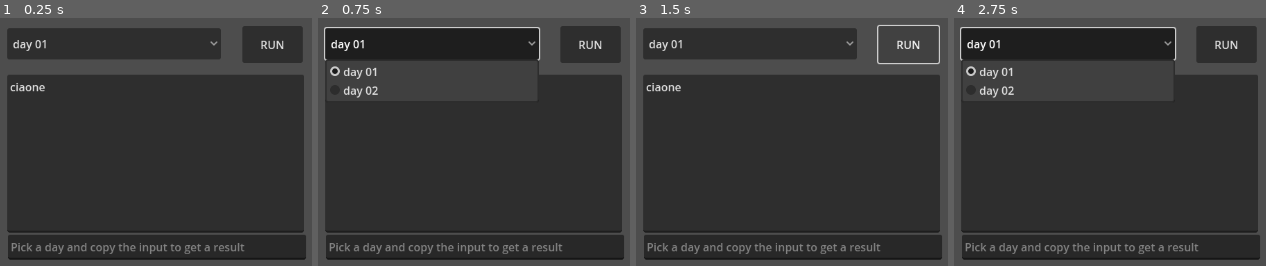
Above: before the commit, frames 1-4 (left to right).
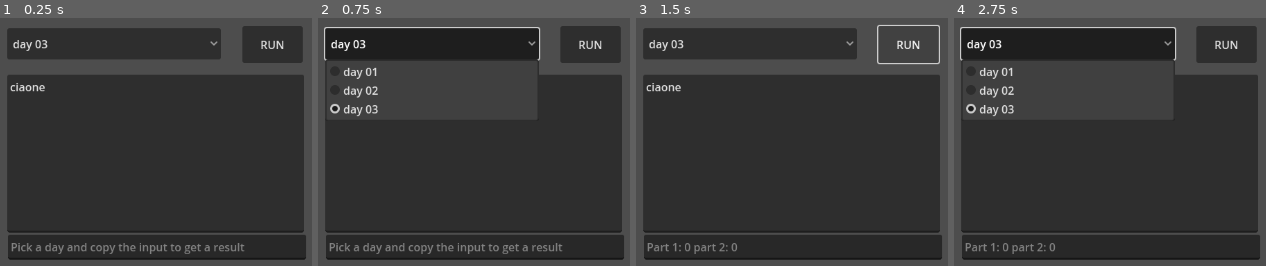
Above: after the commit, the same moments.

Repository: jacopofar/advent2024-godot
Game: Godot game, scene res://day_selector.tscn
Same seed, same stepped clock (60 frames per second), same inputs: the game is played once before the commit and once after it.
Inputs:
- Up to frame 1 (0.25 s): no input
- Up to frame 2 (0.75 s): click "day 01" (after the commit: "day 03") at 0.5 s
- Up to frame 3 (1.5 s): click "RUN" at 1.25 s
- Up to frame 4 (2.75 s): click "day 01" (after the commit: "day 03") at 2 s

The runs differ from the first frame. In frame 1, less than 0.1% of the frame differs, in the area x 13-16%, y 8-13%; in frame 2, 0.5%; in frame 3, 1.1%; in frame 4, 1.5%, in the area x 3-79%, y 8-96%.
Error before the commit: Invalid access of index '1' on a base object of type: 'PackedStringArray'. (res://day_01.gd:14)

Commit message:
Add day 3

Diff:
--- /dev/null
+++ b/day03.tscn
@@ -0,0 +1,6 @@
+[gd_scene load_steps=2 format=3 uid="uid://g4bw2b32d3p7"]
+
+[ext_resource type="Script" uid="uid://d02owas5xmfla" path="res://day_03.gd" id="1_bgs3b"]
+
+[node name="Day03" type="Node2D"]
+script = ExtResource("1_bgs3b")
--- /dev/null
+++ b/day_03.gd
@@ -0,0 +1,25 @@
+extends Node2D
+
+
+func solve(input: String) -> void:
+	print("asked to solve", input)
+	var tot1 = 0
+	var regex = RegEx.new()
+	regex.compile("mul\\((\\d+),(\\d+)\\)")
+	for mul in regex.search_all(input):
+		tot1 += int(mul.get_string(1)) * int(mul.get_string(2))
+
+	var tot2 = 0
+	var regex2 = RegEx.new()
+	regex2.compile("(mul\\((\\d+),(\\d+)\\))|(do\\(\\))|(don't\\(\\))")
+	var enabled: bool = true
+	for op in regex2.search_all(input):
+		if op.get_string().contains("don't"):
+			enabled = false
+		elif op.get_string().contains("do()"):
+			enabled = true
+		else:
+			if enabled:
+				tot2 += int(op.get_string(2)) * int(op.get_string(3))
+
+	get_parent().set_solution("Part 1: {0} part 2: {1}".format([tot1, tot2]))
--- a/day_selector.tscn
+++ b/day_selector.tscn
@@ -18,12 +18,14 @@
 offset_top = 22.0
 offset_right = 392.0
 offset_bottom = 67.0
-selected = 0
-item_count = 2
+selected = 2
+item_count = 3
 popup/item_0/text = "day 01"
 popup/item_0/id = 0
 popup/item_1/text = "day 02"
 popup/item_1/id = 1
+popup/item_2/text = "day 03"
+popup/item_2/id = 2
 
 [node name="Button" type="Button" parent="."]
 anchors_preset = 8
Not shown, added: day_03.gd.uid
